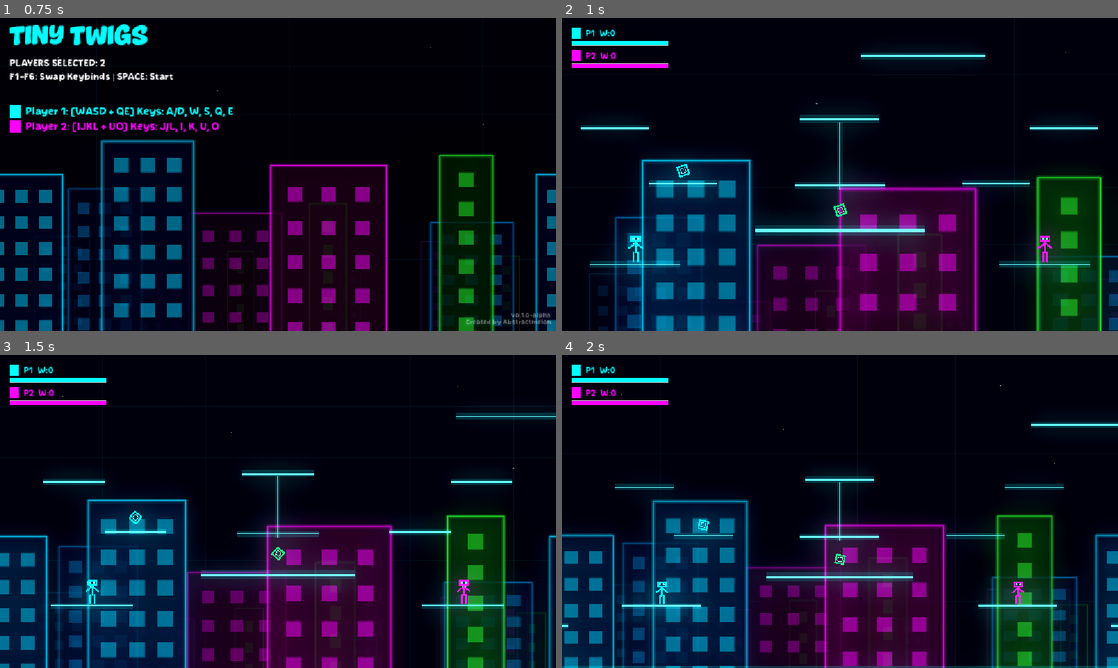
Above: before the commit, frames 1-4 (two rows, left to right).
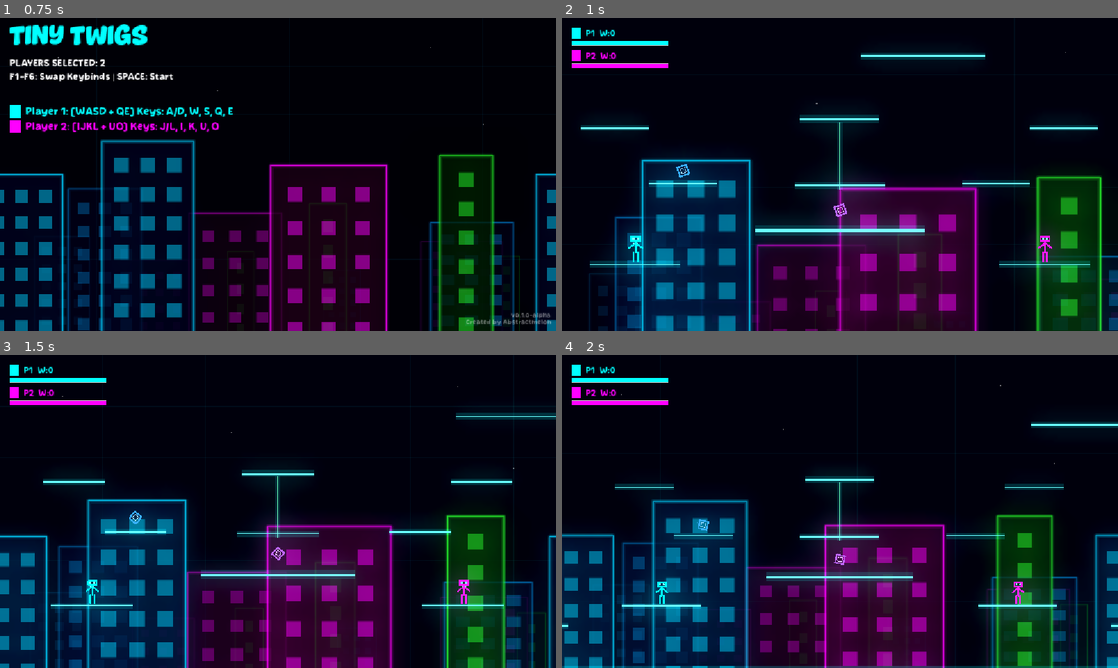
Above: after the commit, the same moments.

Repository: AbstractMelon/tiny-twigs
Game: Godot game, scene res://scenes/menu/menu.tscn
Two runs of this game, one before a commit and one after it. Both use one fixed random seed, a clock stepped at 60 frames per second and the inputs below. Sound files missing from this copy of the repository are replaced by a short silence.
Inputs:
- Up to frame 1 (0.75 s): tap Enter at 0.5 s; hold D from 0.53 s (still down); tap 2 at 0.6 s
- Up to frame 2 (1 s): keep holding D; tap Space at 0.77 s
- Up to frame 3 (1.5 s): keep holding D; tap 6 at 1.35 s
- Up to frame 4 (2 s): keep holding D; tap Space at 1.52 s

Frame 1 is identical in both runs. In frame 2, less than 0.1% of the frame differs, in the area x 20-52%, y 46-64%; in frame 3, less than 0.1%; in frame 4, less than 0.1%.

Commit message:
feat: Add stun blaster weapon, shockwave projectile, and low gravity arena map

Diff:
--- a/entities/player/player.gd
+++ b/entities/player/player.gd
@@ -20,10 +20,12 @@
 # Combat constants
 const BLOCK_DURATION = 0.5
 const SHOOT_COOLDOWN = 0.3
-const RAGDOLL_RECOVERY_TIME = 1.0
+const RAGDOLL_RECOVERY_TIME = 1.02
+const MIN_STUN_DURATION = 0.05
 
 # Physics
-var gravity = ProjectSettings.get_setting("physics/2d/default_gravity")
+var BASE_GRAVITY: float = ProjectSettings.get_setting("physics/2d/default_gravity")
+var gravity: float = BASE_GRAVITY
 
 # State tracking
 var is_blocking = false
@@ -32,6 +34,7 @@
 var jump_buffer_timer = 0.0
 var block_timer = 0.0
 var ragdoll_timer = 0.0
+var stun_timer = 0.0
 
 # Current weapon
 var current_weapon: Weapon = null
@@ -91,10 +94,13 @@
 
 	_update_timers(delta)
 	_handle_gravity(delta)
-	_handle_jump()
-	_handle_movement()
-	_update_weapon_orientation(delta)
-	_handle_combat() # Removed await
+	if stun_timer > 0:
+		_handle_stun_movement(delta)
+	else:
+		_handle_jump()
+		_handle_movement()
+		_update_weapon_orientation(delta)
+		_handle_combat()
 	_animate_body_parts()
 
 	move_and_slide()
@@ -108,6 +114,8 @@
 		block_timer -= delta
 	else:
 		is_blocking = false
+	if stun_timer > 0:
+		stun_timer = max(stun_timer - delta, 0.0)
 
 func _handle_gravity(delta):
 	if not is_on_floor():
@@ -135,6 +143,12 @@
 		velocity.x = move_toward(velocity.x, direction * SPEED, SPEED * control_factor * 0.2)
 	else:
 		velocity.x = move_toward(velocity.x, 0, SPEED * 0.25)
+
+func _handle_stun_movement(delta: float):
+	var recovery_drag := 800.0
+	velocity.x = move_toward(velocity.x, 0.0, recovery_drag * delta)
+	if animation_player.current_animation != "hurt":
+		animation_player.play("hurt")
 
 func _handle_combat():
 	# Block
@@ -145,11 +159,24 @@
 
 	# Shoot
 	if Input.is_action_pressed(input_shoot) and current_weapon:
-		_shoot_weapon() # Removed await
+		_shoot_weapon()
 
 	# Drop weapon
 	if Input.is_action_just_pressed(input_drop) and current_weapon:
 		_drop_weapon()
+
+func set_gravity_scale(multiplier: float):
+	gravity = BASE_GRAVITY * max(multiplier, 0.05)
+
+func apply_stun(duration: float, knockback: Vector2 = Vector2.ZERO):
+	if is_ragdoll:
+		return
+	stun_timer = max(stun_timer, max(duration, MIN_STUN_DURATION))
+	if knockback != Vector2.ZERO:
+		velocity = knockback
+	is_blocking = false
+	block_timer = 0.0
+	animation_player.play("hurt")
 
 func _shoot_weapon() -> bool:
 	if not current_weapon:
@@ -160,7 +187,7 @@
 	if visuals.scale.x < 0:
 		direction = Vector2.LEFT.rotated(-weapon_holder.rotation)
 
-	if current_weapon.fire(global_position, direction): # Removed await
+	if current_weapon.fire(global_position, direction):
 		# Recoil - apply in opposite direction of shot
 		velocity -= direction * current_weapon.recoil_force
 		_play_shoot_animation()
--- /dev/null
+++ b/entities/projectiles/shockwave_projectile.gd
@@ -0,0 +1,20 @@
+extends Projectile
+class_name ShockwaveProjectile
+
+@export var stun_duration: float = 0.8
+@export var impact_damage: int = 6
+@export var knockback_multiplier: float = 1.35
+
+func _ready():
+	damage = impact_damage
+	super._ready()
+
+func _on_body_entered(body):
+	if body is Player and body != shooter:
+		var knockback = velocity.normalized() * knockback_force * knockback_multiplier
+		body.take_damage(damage, knockback)
+		if body.has_method("apply_stun"):
+			body.apply_stun(stun_duration, knockback)
+		_explode()
+	elif body is TileMap or body is StaticBody2D:
+		_explode()
--- /dev/null
+++ b/entities/projectiles/shockwave_projectile.tscn
@@ -0,0 +1,23 @@
+[gd_scene load_steps=3 format=3]
+
+[ext_resource type="PackedScene" path="res://entities/projectiles/projectile.tscn" id="1_base"]
+[ext_resource type="Script" path="res://entities/projectiles/shockwave_projectile.gd" id="2_script"]
+
+[node name="ShockwaveProjectile" instance=ExtResource("1_base")]
+script = ExtResource("2_script")
+projectile_color = Color(0.6, 0.3, 1, 1)
+knockback_force = 560.0
+
+[node name="Sprite" parent="." index="1"]
+points = PackedVector2Array(-8, 0, 8, 0)
+width = 9.0
+default_color = Color(0.8, 0.5, 1, 1)
+
+[node name="Trail" parent="." index="2"]
+width = 3.0
+default_color = Color(0.8, 0.5, 1, 0.6)
+
+[node name="Glow" parent="." index="3"]
+color = Color(0.7, 0.4, 1, 1)
+energy = 4.0
+texture_scale = 1.4
--- a/entities/weapons/deployables/grenade.tscn
+++ b/entities/weapons/deployables/grenade.tscn
@@ -8,6 +8,8 @@
 [node name="Grenade" type="RigidBody2D"]
 collision_layer = 4
 collision_mask = 3
+contact_monitor = true
+max_contacts_reported = 8
 script = ExtResource("1_grenade")
 
 [node name="CollisionShape2D" type="CollisionShape2D" parent="."]
--- a/entities/weapons/deployables/mine.tscn
+++ b/entities/weapons/deployables/mine.tscn
@@ -1,22 +1,21 @@
-[gd_scene load_steps=3 format=3]
+[gd_scene format=3 uid="uid://d3q5o8b6c704v"]
 
-[ext_resource type="Script" path="res://entities/weapons/scripts/mine.gd" id="1_mine"]
+[ext_resource type="Script" uid="uid://j03jhhwe66lp" path="res://entities/weapons/scripts/mine.gd" id="1_mine"]
 
 [sub_resource type="CircleShape2D" id="CircleShape2D_mine"]
-radius = 10.0
 
 [sub_resource type="CircleShape2D" id="CircleShape2D_detection"]
-radius = 40.0
+radius = 100.0
 
-[node name="Mine" type="Area2D"]
+[node name="Mine" type="Area2D" unique_id=841774060]
 collision_layer = 0
 collision_mask = 0
 script = ExtResource("1_mine")
 
-[node name="CollisionShape2D" type="CollisionShape2D" parent="."]
+[node name="CollisionShape2D" type="CollisionShape2D" parent="." unique_id=922729476]
 shape = SubResource("CircleShape2D_mine")
 
-[node name="Sprite" type="Line2D" parent="."]
+[node name="Sprite" type="Line2D" parent="." unique_id=77321776]
 points = PackedVector2Array(-8, 0, -4, -6, 4, -6, 8, 0, 4, 6, -4, 6, -8, 0)
 width = 3.0
 default_color = Color(1, 0, 1, 1)
@@ -24,14 +23,13 @@
 begin_cap_mode = 2
 end_cap_mode = 2
 
-[node name="Glow" type="PointLight2D" parent="."]
+[node name="Glow" type="PointLight2D" parent="." unique_id=219066619]
 color = Color(1, 0, 1, 1)
 energy = 1.5
 texture_scale = 1.3
 
-[node name="DetectionArea" type="Area2D" parent="."]
+[node name="DetectionArea" type="Area2D" parent="." unique_id=1077947630]
 collision_layer = 0
-collision_mask = 1
 
-[node name="DetectionShape" type="CollisionShape2D" parent="DetectionArea"]
+[node name="DetectionShape" type="CollisionShape2D" parent="DetectionArea" unique_id=899455580]
 shape = SubResource("CircleShape2D_detection")
--- a/entities/weapons/scripts/grenade.gd
+++ b/entities/weapons/scripts/grenade.gd
@@ -12,9 +12,11 @@
 @onready var fuse_timer = $FuseTimer
 
 var thrower: Player = null
+var exploded: bool = false
 
 func _ready():
 	_setup_visual()
+	body_entered.connect(_on_body_entered)
 	fuse_timer.wait_time = fuse_time
 	fuse_timer.timeout.connect(_explode)
 	fuse_timer.start()
@@ -41,7 +43,17 @@
 	linear_velocity = direction.normalized() * force
 	thrower = source_player
 
+func _on_body_entered(body: Node) -> void:
+	if body is Player:
+		_explode()
+
 func _explode():
+	if exploded:
+		return
+	exploded = true
+	if fuse_timer and not fuse_timer.is_stopped():
+		fuse_timer.stop()
+
 	# Find all players in explosion radius
 	var space_state = get_world_2d().direct_space_state
 	var query = PhysicsShapeQueryParameters2D.new()
--- a/entities/weapons/scripts/mine.gd
+++ b/entities/weapons/scripts/mine.gd
@@ -6,11 +6,15 @@
 @export var explosion_radius: float = 120.0
 @export var explosion_damage: int = 40
 @export var explosion_force: float = 700.0
-@export var activation_time: float = 1.0
+@export var activation_time: float = 3.0
+@export var hunt_speed: float = 220.0
+@export var trigger_distance: float = 18.0
 @export var mine_color: Color = Color.DEEP_PINK
 
 var is_armed: bool = false
 var placer: Player = null
+var current_target: Player = null
+var is_exploding: bool = false
 
 @onready var sprite = $Sprite
 @onready var glow = $Glow
@@ -18,10 +22,29 @@
 
 func _ready():
 	_setup_visual()
+	if detection_area:
+		detection_area.body_entered.connect(_on_player_detected)
 
 	# Arm after delay
 	await get_tree().create_timer(activation_time).timeout
 	_arm_mine()
+
+func _physics_process(delta):
+	if not is_armed or is_exploding:
+		return
+
+	if not _is_valid_target(current_target):
+		current_target = _find_nearest_target()
+
+	if not _is_valid_target(current_target):
+		return
+
+	var to_target := current_target.global_position - global_position
+	if to_target.length() <= trigger_distance:
+		_explode()
+		return
+
+	global_position += to_target.normalized() * hunt_speed * delta
 
 func _setup_visual():
 	if sprite:
@@ -38,9 +61,6 @@
 	# Start scanning pulse animation
 	_pulse_animation()
 
-	if detection_area:
-		detection_area.body_entered.connect(_on_player_detected)
-
 func _pulse_animation():
 	while is_armed:
 		var tween = create_tween()
@@ -50,16 +70,35 @@
 
 func _on_player_detected(body):
 	if body is Player and body != placer and is_armed:
-		_explode()
+		current_target = body
+
+func _find_nearest_target() -> Player:
+	if not detection_area:
+		return null
+
+	var nearest: Player = null
+	var nearest_dist := INF
+	for body in detection_area.get_overlapping_bodies():
+		if body is Player and body != placer:
+			var dist := global_position.distance_to(body.global_position)
+			if dist < nearest_dist:
+				nearest_dist = dist
+				nearest = body
+
+	return nearest
+
+func _is_valid_target(target: Player) -> bool:
+	return target != null and is_instance_valid(target)
 
 func place_mine(pos: Vector2, source_player: Player):
 	global_position = pos
 	placer = source_player
 
 func _explode():
-	if not is_armed:
+	if not is_armed or is_exploding:
 		return
 
+	is_exploding = true
 	is_armed = false
 
 	# Find all players in explosion radius
--- /dev/null
+++ b/entities/weapons/scripts/stun_blaster.gd
@@ -0,0 +1,13 @@
+extends Weapon
+class_name StunBlasterWeapon
+
+func _spawn_projectile(from_position: Vector2, direction: Vector2):
+	var projectile = projectile_scene.instantiate()
+	get_tree().root.add_child(projectile)
+
+	var spawn_offset = direction * 24
+	projectile.initialize(from_position + spawn_offset, direction, projectile_speed, owner_player)
+	projectile.projectile_color = weapon_color
+	projectile.lifetime = projectile_lifetime
+	projectile.knockback_force = projectile_knockback
+	projectile.damage = damage
--- a/entities/weapons/weapon.gd
+++ b/entities/weapons/weapon.gd
@@ -54,8 +54,10 @@
 	return true
 
 func _start_cooldown():
-	await get_tree().create_timer(fire_rate).timeout
-	can_fire = true
+	var timer := get_tree().create_timer(fire_rate)
+	timer.timeout.connect(func():
+		can_fire = true
+	)
 
 func _spawn_projectile(_from_position: Vector2, _direction: Vector2):
 	# Override in specific weapon classes
@@ -70,7 +72,7 @@
 	$Visuals.position = Vector2.ZERO # Reset any drift from drop animation
 	$Visuals.modulate.a = 1.0
 
-func drop(from_position: Vector2, _initial_velocity: Vector2):
+func drop(_from_position: Vector2, _initial_velocity: Vector2):
 	owner_player = null
 
 	# Visual dissipation effect
--- a/entities/weapons/weapon_pickup.gd
+++ b/entities/weapons/weapon_pickup.gd
@@ -5,7 +5,7 @@
 
 signal picked_up(pickup: WeaponPickup, player: Player)
 
-@export var weapon_type: String = "pistol"  # pistol, shotgun, laser
+@export var weapon_type: String = "pistol"  # pistol, shotgun, laser, stun_blaster
 @export var pickup_radius: float = 30.0
 
 # Set by the spawning system (e.g. Main) so it can avoid spawning a new weapon
@@ -35,6 +35,8 @@
 		scene_path = "res://entities/weapons/weapon_scenes/rocket_launcher.tscn"
 	elif weapon_type == "burst":
 		scene_path = "res://entities/weapons/weapon_scenes/burst_rifle.tscn"
+	elif weapon_type == "stun":
+		scene_path = "res://entities/weapons/weapon_scenes/stun_blaster.tscn"
 
 	if ResourceLoader.exists(scene_path):
 		weapon_scene = load(scene_path)
--- a/entities/weapons/weapon_scenes/grenade_launcher.tscn
+++ b/entities/weapons/weapon_scenes/grenade_launcher.tscn
@@ -1,15 +1,15 @@
-[gd_scene load_steps=4 format=3]
+[gd_scene format=3 uid="uid://dy2l3kgmhf8w3"]
 
 [ext_resource type="PackedScene" path="res://entities/weapons/weapon.tscn" id="1_base"]
-[ext_resource type="Script" path="res://entities/weapons/scripts/grenade_launcher_weapon.gd" id="2_script"]
-[ext_resource type="Texture2D" path="res://assets/grenade_launcher.svg" id="3_tex"]
+[ext_resource type="Script" uid="uid://dixo8ij3ejw26" path="res://entities/weapons/scripts/grenade_launcher_weapon.gd" id="2_script"]
+[ext_resource type="Texture2D" uid="uid://dt0cp7stabgnf" path="res://assets/grenade_launcher.svg" id="3_tex"]
 
-[node name="GrenadeLauncher" instance=ExtResource("1_base")]
+[node name="GrenadeLauncher" unique_id=1977660070 instance=ExtResource("1_base")]
 script = ExtResource("2_script")
 weapon_name = "Photon Lobber"
 weapon_color = Color(0.211765, 1, 0.827451, 1)
 damage = 45
-fire_rate = 1.1
+fire_rate = 0.1
 recoil_force = 420.0
 ammo = 6
 projectile_speed = 900.0
--- /dev/null
+++ b/entities/weapons/weapon_scenes/stun_blaster.tscn
@@ -0,0 +1,32 @@
+[gd_scene format=3 uid="uid://b3h1cx21f5nwh"]
+
+[ext_resource type="PackedScene" path="res://entities/weapons/weapon.tscn" id="1_base"]
+[ext_resource type="Script" uid="uid://c6bfnf4arq010" path="res://entities/weapons/scripts/stun_blaster.gd" id="2_script"]
+[ext_resource type="PackedScene" path="res://entities/projectiles/shockwave_projectile.tscn" id="3_projectile"]
+[ext_resource type="Texture2D" uid="uid://mo1mp7vslyac" path="res://assets/laser.svg" id="4_tex"]
+
+[node name="StunBlaster" unique_id=1610811253 instance=ExtResource("1_base")]
+script = ExtResource("2_script")
+weapon_name = "Stun Blaster"
+weapon_color = Color(0.72, 0.38, 1, 1)
+damage = 5
+fire_rate = 0.55
+recoil_force = 190.0
+ammo = 10
+projectile_speed = 760.0
+projectile_lifetime = 1.3
+projectile_knockback = 560.0
+projectile_scene = ExtResource("3_projectile")
+
+[node name="Sprite" parent="Visuals" index="0"]
+modulate = Color(0.9, 0.7, 1, 1)
+position = Vector2(10, 0)
+texture = ExtResource("4_tex")
+
+[node name="Shape" parent="Visuals" index="1"]
+points = PackedVector2Array(0, 0, 18, 0, 18, -4, 10, -4, 10, -8, -2, -8, -2, 4, 0, 4, 0, 0)
+width = 2.0
+
+[node name="Glow" parent="Visuals" index="2"]
+energy = 1.3
+texture_scale = 0.65
--- a/scenes/main/main.gd
+++ b/scenes/main/main.gd
@@ -66,6 +66,7 @@
 	map_scenes = [
 		preload("res://scenes/maps/neon_arena.tscn"),
 		preload("res://scenes/maps/land_of_movement.tscn"),
+		preload("res://scenes/maps/low_gravity_arena.tscn"),
 	]
 
 
@@ -199,6 +200,7 @@
 
 func _spawn_players():
 	var player_scene = preload("res://entities/player/player.tscn")
+	var map_gravity_scale := _get_current_map_gravity_scale()
 
 	# Randomize spawn points
 	var available_spawns = spawn_points.duplicate()
@@ -208,6 +210,7 @@
 		var player = player_scene.instantiate()
 		player.player_id = i + 1
 		player.player_color = GameState.PLAYER_COLORS[i]
+		player.set_gravity_scale(map_gravity_scale)
 
 		# Spawn at designated point
 		if i < available_spawns.size():
@@ -283,11 +286,19 @@
 
 
 func _clear_round_entities() -> void:
-	# Remove players and weapon pickups left from the previous round.
+	# Remove players, pickups, and spawned combat entities from the previous round.
 	for child in get_children():
 		if child is Player:
 			child.queue_free()
 		elif child is WeaponPickup:
+			child.queue_free()
+
+	# Some combat entities are added directly to scene root (e.g. mines/grenades/projectiles).
+	var root := get_tree().root
+	for child in root.get_children():
+		if child == self:
+			continue
+		if child is Mine or child is Grenade or child is Projectile:
 			child.queue_free()
 
 	# Wait one frame so queued frees are applied before respawning.
@@ -332,6 +343,7 @@
 		"prism_blaster",
 		"grenade_launcher",
 		"mine_layer",
+		"stun_blaster",
 	]
 	var weapon_type = weapon_types[randi() % weapon_types.size()]
 
@@ -351,6 +363,11 @@
 		return
 	if weapon_pickups_at_spawns[spawn_index] == pickup:
 		weapon_pickups_at_spawns[spawn_index] = null
+
+func _get_current_map_gravity_scale() -> float:
+	if current_map and is_instance_valid(current_map) and current_map.has_method("get_gravity_scale_value"):
+		return current_map.get_gravity_scale_value()
+	return 1.0
 
 func _physics_process(delta):
 	if game_started and active_players.size() > 0:
--- a/scenes/maps/land_of_movement.tscn
+++ b/scenes/maps/land_of_movement.tscn
@@ -16,9 +16,6 @@
 
 [sub_resource type="RectangleShape2D" id="RectangleShape2D_platform9"]
 size = Vector2(300, 10)
-
-[sub_resource type="RectangleShape2D" id="RectangleShape2D_platformV"]
-size = Vector2(10, 120)
 
 [sub_resource type="RectangleShape2D" id="RectangleShape2D_platform4"]
 size = Vector2(120, 10)
@@ -106,24 +103,8 @@
 width = 4.0
 default_color = Color(0.4, 1, 1, 1)
 
-[node name="VerticalWall" type="StaticBody2D" parent="." unique_id=483823024]
-position = Vector2(340, 248)
-
-[node name="WallShape" type="CollisionShape2D" parent="VerticalWall" unique_id=1251477252]
-shape = SubResource("RectangleShape2D_platformV")
-
-[node name="Glow" type="Line2D" parent="VerticalWall" unique_id=970453907]
-material = SubResource("CanvasItemMaterial_add")
-points = PackedVector2Array(0, -60, 0, 60)
-default_color = Color(0, 1, 1, 0.12)
-
-[node name="WallLine" type="Line2D" parent="VerticalWall" unique_id=991864447]
-points = PackedVector2Array(0, -60, 0, 60)
-width = 2.0
-default_color = Color(0.4, 1, 0.7, 1)
-
 [node name="Platform4" type="StaticBody2D" parent="." unique_id=425695802]
-position = Vector2(140, 230)
+position = Vector2(140, 246)
 
 [node name="PlatformShape" type="CollisionShape2D" parent="Platform4" unique_id=857677481]
 shape = SubResource("RectangleShape2D_platform4")
@@ -140,7 +121,7 @@
 default_color = Color(0.4, 1, 1, 1)
 
 [node name="Platform5" type="StaticBody2D" parent="." unique_id=1941990231]
-position = Vector2(884, 230)
+position = Vector2(884, 246)
 
 [node name="PlatformShape" type="CollisionShape2D" parent="Platform5" unique_id=1881821190]
 shape = SubResource("RectangleShape2D_platform5")
@@ -157,12 +138,12 @@
 default_color = Color(0.4, 1, 1, 1)
 
 [node name="MovingPlatformCenter" parent="." unique_id=2099747613 instance=ExtResource("1_hyo3v")]
-position = Vector2(512, 84)
+position = Vector2(512, 132)
 movement_offset = Vector2(0, 280)
 period = 3.6
 
 [node name="Platform1" type="StaticBody2D" parent="." unique_id=1539520796]
-position = Vector2(35, 500)
+position = Vector2(115, 500)
 
 [node name="PlatformShape" type="CollisionShape2D" parent="Platform1" unique_id=24263493]
 shape = SubResource("RectangleShape2D_platform1")
@@ -179,7 +160,7 @@
 default_color = Color(0.4, 1, 1, 1)
 
 [node name="Platform2" type="StaticBody2D" parent="." unique_id=1164778556]
-position = Vector2(989, 500)
+position = Vector2(909, 500)
 
 [node name="PlatformShape" type="CollisionShape2D" parent="Platform2" unique_id=953200082]
 shape = SubResource("RectangleShape2D_platform2")
@@ -226,16 +207,16 @@
 position = Vector2(512, 380)
 
 [node name="WeaponSpawn2" type="Marker2D" parent="WeaponSpawns" unique_id=2078435599]
-position = Vector2(35, 470)
+position = Vector2(115, 470)
 
 [node name="WeaponSpawn3" type="Marker2D" parent="WeaponSpawns" unique_id=414368727]
-position = Vector2(989, 470)
+position = Vector2(909, 470)
 
 [node name="WeaponSpawn4" type="Marker2D" parent="WeaponSpawns" unique_id=1207475889]
-position = Vector2(140, 300)
+position = Vector2(140, 316)
 
 [node name="WeaponSpawn5" type="Marker2D" parent="WeaponSpawns" unique_id=706816014]
-position = Vector2(884, 300)
+position = Vector2(884, 316)
 
 [node name="WeaponSpawn6" type="Marker2D" parent="WeaponSpawns" unique_id=996762953]
-position = Vector2(512, 90)
+position = Vector2(512, 138)
--- /dev/null
+++ b/scenes/maps/low_gravity_arena.tscn
@@ -0,0 +1,8 @@
+[gd_scene load_steps=3 format=3]
+
+[ext_resource type="PackedScene" path="res://scenes/maps/land_of_movement.tscn" id="1_base"]
+[ext_resource type="Script" path="res://scenes/maps/map_config.gd" id="2_map_config"]
+
+[node name="LowGravityArena" instance=ExtResource("1_base")]
+script = ExtResource("2_map_config")
+gravity_scale = 0.4
--- /dev/null
+++ b/scenes/maps/map_config.gd
@@ -0,0 +1,7 @@
+extends Node2D
+class_name MapConfig
+
+@export var gravity_scale: float = 1.0
+
+func get_gravity_scale_value() -> float:
+	return max(gravity_scale, 0.05)
Not shown, added: entities/projectiles/shockwave_projectile.gd.uid
Not shown, added: entities/weapons/scripts/stun_blaster.gd.uid
Not shown, added: scenes/maps/map_config.gd.uid
